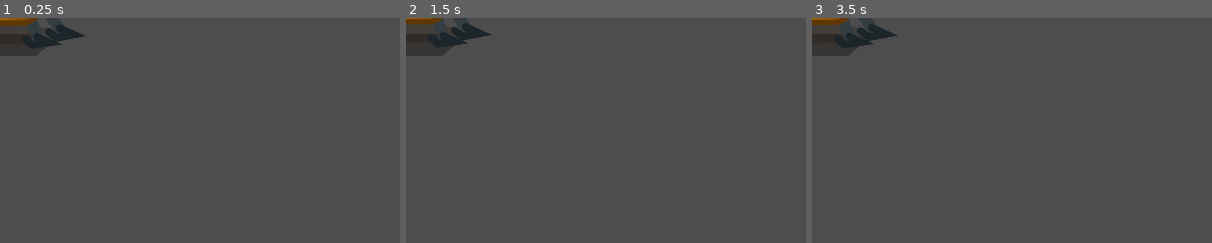
Above: before the commit, frames 1-3 (left to right).
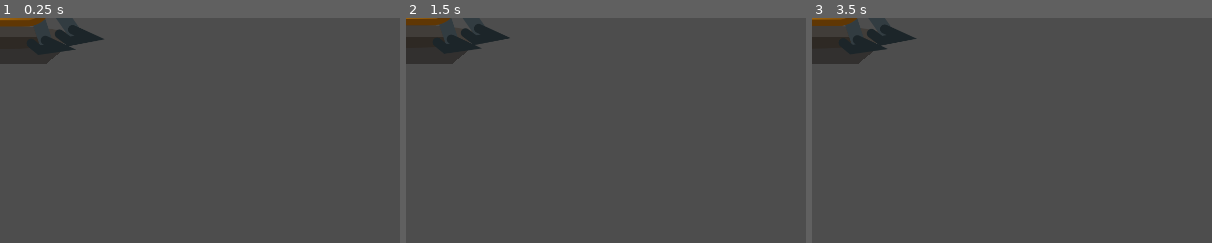
Above: after the commit, the same moments.

Repository: motomotoo1997-art/monster-quest
Game: Godot game, scene res://scenes/enemies/GoldBarTank.tscn
Two runs of this game, one before a commit and one after it. Both use one fixed random seed, a clock stepped at 60 frames per second and the inputs below. This scene is started directly instead of the project's main scene.
Inputs (mouse positions are % of the whole screen's width and height, from its top left):
- Up to frame 1 (0.25 s): no input
- Up to frame 2 (1.5 s): tap Enter at 0.5 s; move the mouse to (72, 45) at 0.52 s; hold D (move_right) 0.53-1.28 s; tap E (ability_e) at 0.6 s; tap Space (dash) at 1.25 s; move the mouse to (30, 55) at 1.27 s; hold S (move_down) from 1.28 s (still down); tap Q (ability_q) at 1.35 s
- Up to frame 3 (3.5 s): move the mouse to (60, 28) at 2.02 s; release S (move_down) at 2.03 s; hold D (move_right) 2.03-2.78 s; tap R (ability_r) at 2.1 s; tap Enter at 2.75 s; move the mouse to (45, 70) at 2.77 s; hold W (move_up) from 2.78 s (still down); tap 1 (build_1) at 2.85 s
The pictures show only the part of the screen within x 0-50%, y 0-50%; the shares and areas given below are measured in that part.

The runs differ from the first frame. In frame 1, 1.7% of the frame differs, in the area x 0-26%, y 0-21%; in frame 2, 1.7%; in frame 3, 1.7%.

Commit message:
art: make Gold Bar Tank dominate the boss arena

Diff:
--- a/gold-rush-roguelike/scenes/enemies/GoldBarTank.tscn
+++ b/gold-rush-roguelike/scenes/enemies/GoldBarTank.tscn
@@ -32,7 +32,7 @@
 animations = [{"frames":[{"duration":1.0,"texture":SubResource("AtlasTexture_fire")}],"loop":false,"name":&"attack","sp …(583 unchanged characters)…
 
 [node name="GoldBarTank" type="CharacterBody2D" groups=["enemies","boss"]]
-z_index = 6
+z_index = 8
 collision_layer = 1
 collision_mask = 1
 script = ExtResource("1_boss")
@@ -47,30 +47,33 @@
 [node name="CollisionShape2D" type="CollisionShape2D" parent="."]
 shape = SubResource("BodyShape")
 [node name="Shadow" type="Polygon2D" parent="."]
-position = Vector2(0,43)
-polygon = PackedVector2Array(-78,0,-58,-18,58,-18,78,0,58,18,-58,18)
-color = Color(0.04,0.025,0.015,0.34)
+position = Vector2(0,52)
+polygon = PackedVector2Array(-100,0,-73,-22,73,-22,100,0,73,22,-73,22)
+color = Color(0.04,0.025,0.015,0.40)
 [node name="AnimatedSprite2D" type="AnimatedSprite2D" parent="."]
-position = Vector2(0,-64)
+position = Vector2(0,-79)
 sprite_frames = SubResource("BossFrames")
 animation = &"idle"
-scale = Vector2(0.64,0.64)
+scale = Vector2(0.78,0.78)
 [node name="Muzzle" type="Marker2D" parent="."]
-position = Vector2(116,-76)
+position = Vector2(142,-95)
 [node name="ChargeTelegraph" type="Node2D" parent="."]
-position = Vector2(116,-76)
+position = Vector2(142,-95)
 visible = false
+[node name="BeamAura" type="Polygon2D" parent="ChargeTelegraph"]
+polygon = PackedVector2Array(0,-27,520,-15,520,15,0,27)
+color = Color(0.08,0.88,1,0.18)
 [node name="Beam" type="Polygon2D" parent="ChargeTelegraph"]
-polygon = PackedVector2Array(0,-19,520,-10,520,10,0,19)
-color = Color(1,0.18,0.025,0.34)
+polygon = PackedVector2Array(0,-17,520,-9,520,9,0,17)
+color = Color(0.08,0.82,1,0.48)
 [node name="BeamCore" type="Polygon2D" parent="ChargeTelegraph"]
 polygon = PackedVector2Array(0,-5,520,-4,520,4,0,5)
-color = Color(1,0.91,0.35,0.88)
+color = Color(0.88,1,1,0.96)
 [node name="SlamTelegraph" type="Node2D" parent="."]
 visible = false
 [node name="Ring" type="Polygon2D" parent="SlamTelegraph"]
 polygon = PackedVector2Array(0,-155,109,-109,155,0,109,109,0,155,-109,109,-155,0,-109,-109)
-color = Color(1,0.28,0.025,0.26)
+color = Color(1,0.58,0.06,0.24)
 show_behind_parent = true
 [node name="SlamArea" type="Area2D" parent="."]
 collision_layer = 0
